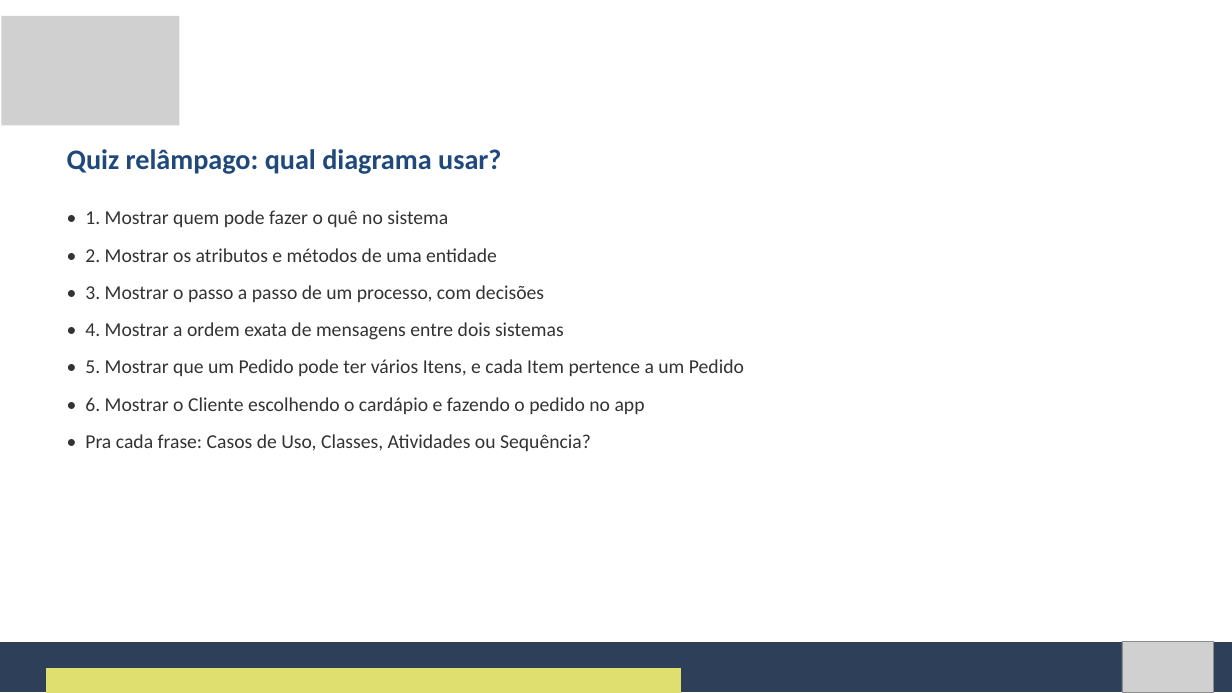
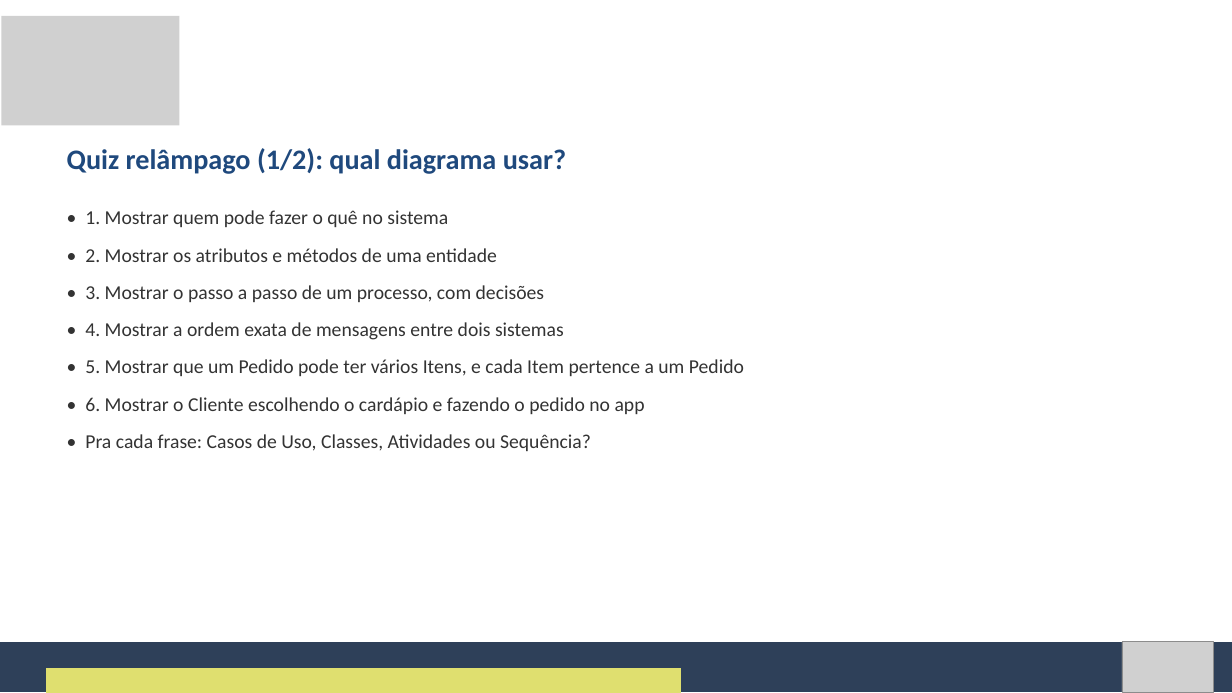
Before and after one commit to Natan20/Curso-Modelagem-De-Sistemas-Material, a slide deck: slide 60 of Aula 03 - 11-09-2026/Aula 3 - Slides.pptx (slide 40 before the commit). Drawn at 1232x693 pixels with LibreOffice and Linux fonts; fonts in the diff are those of the drawing; grey boxes stand for pictures. Boxes give left, top, right and bottom in pixels: in the first picture for what was removed or moved away, otherwise in the second. Text is boxed around its words. In the diff, an @@ line names an element or a change of style, - is before the commit and + after.

Commit message:
Amplia Apostila e Slides da Aula 3 para 104 slides
Adiciona exemplos e aprofundamentos por toda a aula (cenarios extras
de debate, exemplos com Biblioteca/Academia, panorama ilustrado dos
diagramas de Estados/Componentes/Objetos/Implantacao com print
visual, PlantUML, atalhos do draw.io, mini-exercicios com gabarito) e
estende a atividade de classificacao de 6 para 8 itens.

```diff
--- a/Aula 03 - 11-09-2026/Aula 3 - Slides.pptx
+++ b/Aula 03 - 11-09-2026/Aula 3 - Slides.pptx
@@ text at (67,148,566,174): text changed @@
-Quiz relâmpago: qual diagrama usar?
+Quiz relâmpago (1/2): qual diagrama usar?
```
Also in this commit, not shown: 8 other slides changed, 34 slides added, 2 other files.
